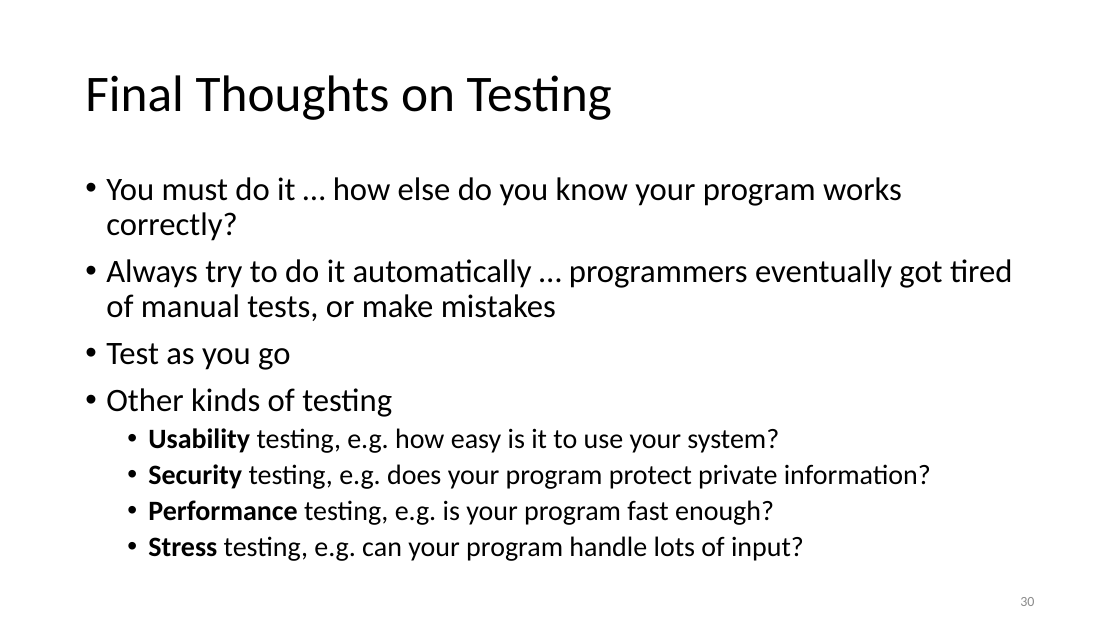
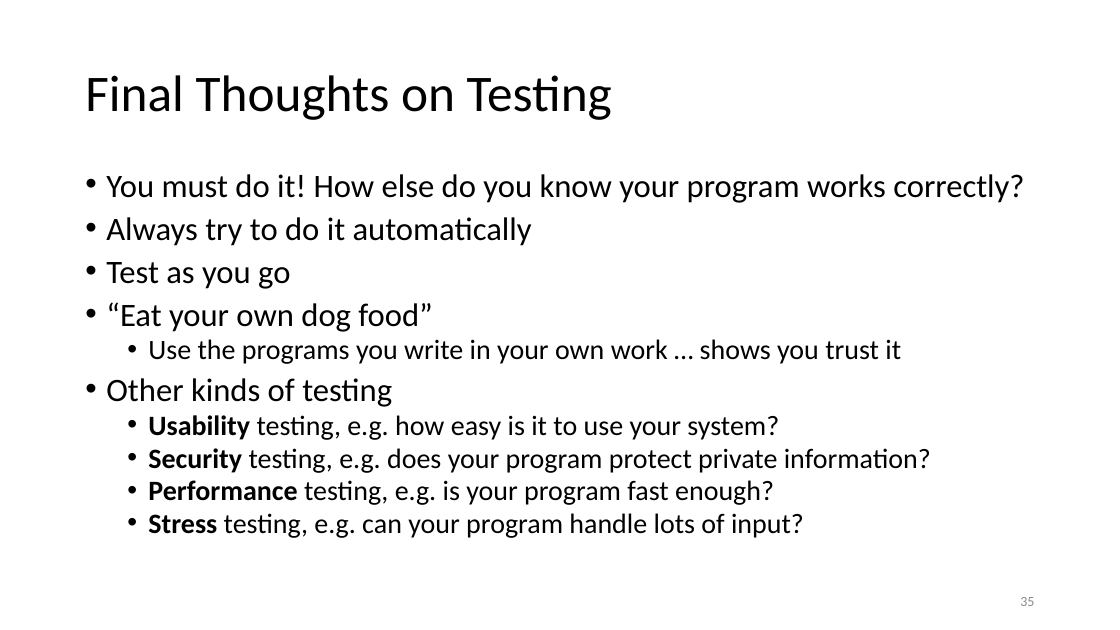
Before and after one commit to tjd1234/cmpt135spring2024, a slide deck: slide 35 of sample_code/week2/week2_cmpt135.pptx (slide 30 before the commit). Drawn at 1120x630 pixels with LibreOffice and Linux fonts; fonts in the diff are those of the drawing. Boxes give left, top, right and bottom in pixels: in the first picture for what was removed or moved away, otherwise in the second. Text is boxed around its words. In the diff, an @@ line names an element or a change of style, - is before the commit and + after.

```diff
--- a/sample_code/week2/week2_cmpt135.pptx
+++ b/sample_code/week2/week2_cmpt135.pptx
@@ text at bbox=[106, 174, 1024, 246]: text changed @@
-• You must do it … how else do you know your program works correctly?
-• Always try to do it automatically … programmers eventually got tired of manual tests, or make mistakes
+• You must do it! How else do you know your program works correctly?
+• Always try to do it automatically
@@ text at bbox=[106, 262, 931, 538]: line spacing 0.9 to 0.8 @@
@@ text at bbox=[106, 302, 901, 364]: paragraphs added @@
+• “Eat your own dog food”
+  • Use the programs you write in your own work … shows you trust it
@@ page number at bbox=[1020, 597, 1034, 606]: text changed @@
-30
+35
```
Also in this commit, not shown: 15 other slides changed, 20 slides added, 5 other files.
